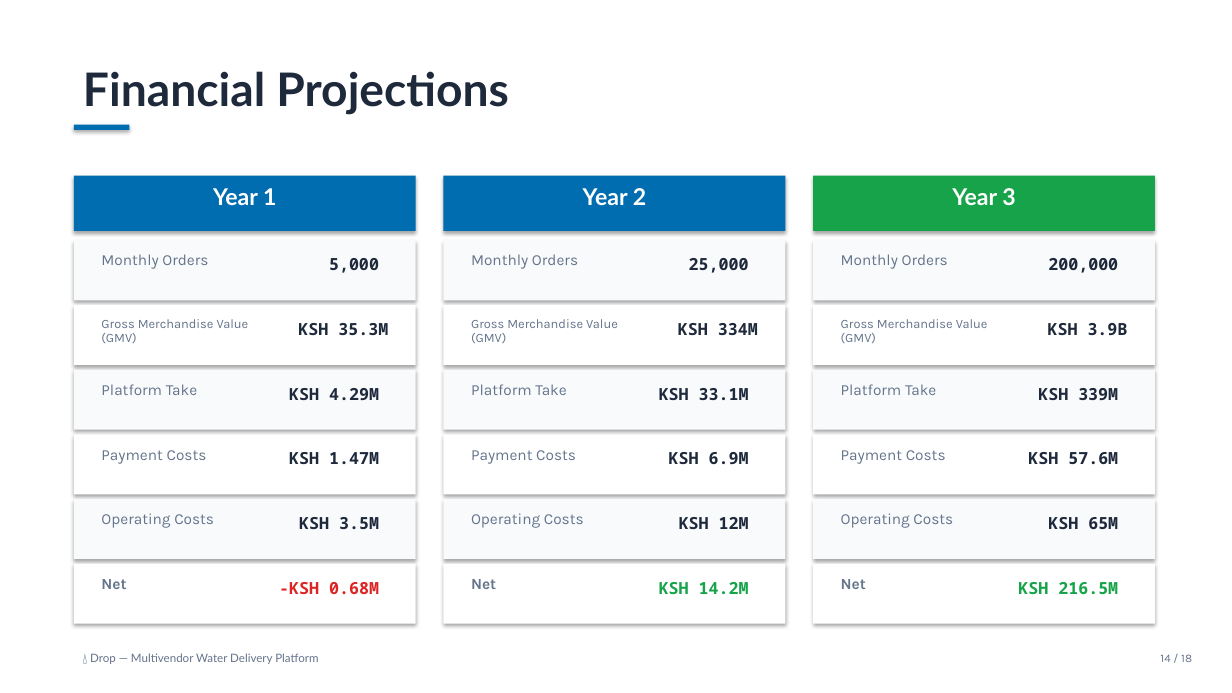
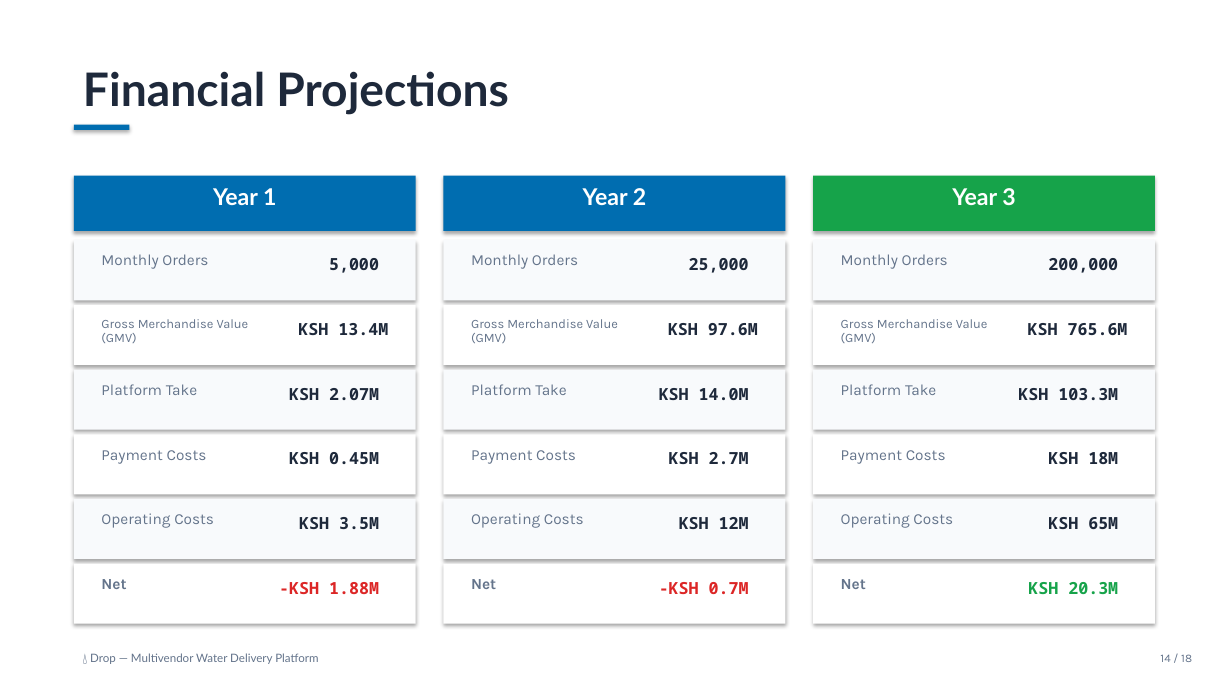
Before and after one commit to WinterJackson/drop-water-delivery-app, a slide deck: slide 14 of Drop_Pitch_Deck.pptx. Drawn at 1232x693 pixels with LibreOffice and Linux fonts; fonts in the diff are those of the drawing. Boxes give left, top, right and bottom in pixels: in the first picture for what was removed or moved away, otherwise in the second. Text is boxed around its words. In the diff, an @@ line names an element or a change of style, - is before the commit and + after.

```diff
--- a/Drop_Pitch_Deck.pptx
+++ b/Drop_Pitch_Deck.pptx
@@ text at [298, 323, 388, 335]: text changed @@
-KSH 35.3M
+KSH 13.4M
@@ text at [668, 323, 758, 335]: text changed @@
-KSH 334M
+KSH 97.6M
@@ text at [1028, 323, 1128, 335]: text changed @@
-KSH 3.9B
+KSH 765.6M
@@ text at [289, 388, 379, 400]: text changed @@
-KSH 4.29M
+KSH 2.07M
@@ text at [659, 388, 749, 400]: text changed @@
-KSH 33.1M
+KSH 14.0M
@@ text at [1018, 388, 1118, 400]: text changed @@
-KSH 339M
+KSH 103.3M
@@ text at [289, 452, 379, 464]: text changed @@
-KSH 1.47M
+KSH 0.45M
@@ text at [669, 452, 749, 464]: text changed @@
-KSH 6.9M
+KSH 2.7M
@@ text at [1048, 452, 1118, 464]: text changed @@
-KSH 57.6M
+KSH 18M
@@ text at [279, 582, 379, 594]: text changed @@
--KSH 0.68M
+-KSH 1.88M
@@ text at [659, 582, 749, 594]: text changed; text colour #16A34A to #DC2626 @@
-KSH 14.2M
+-KSH 0.7M
@@ text at [1028, 582, 1118, 594]: text changed @@
-KSH 216.5M
+KSH 20.3M
```
Also in this commit, not shown: 1 other slide changed.
